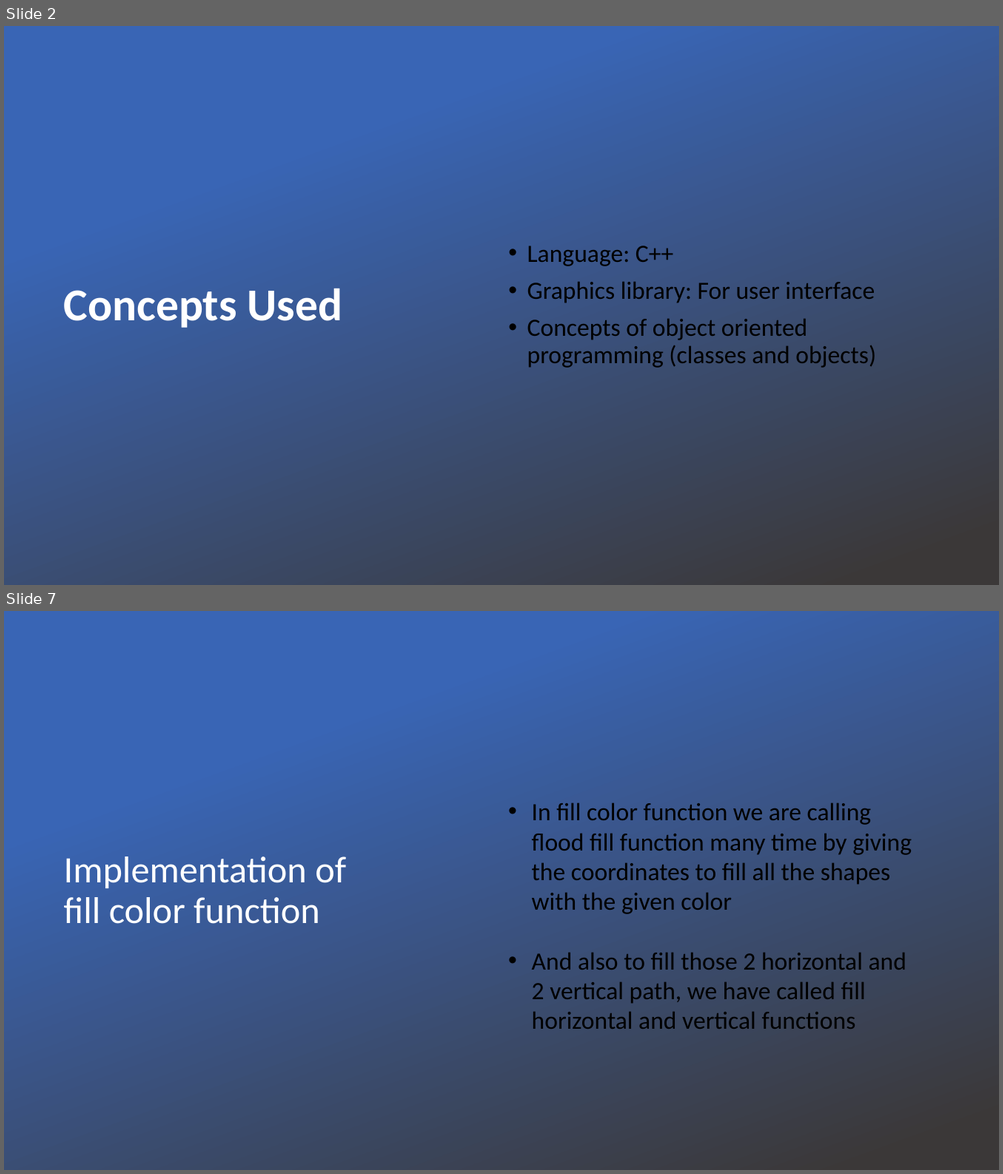
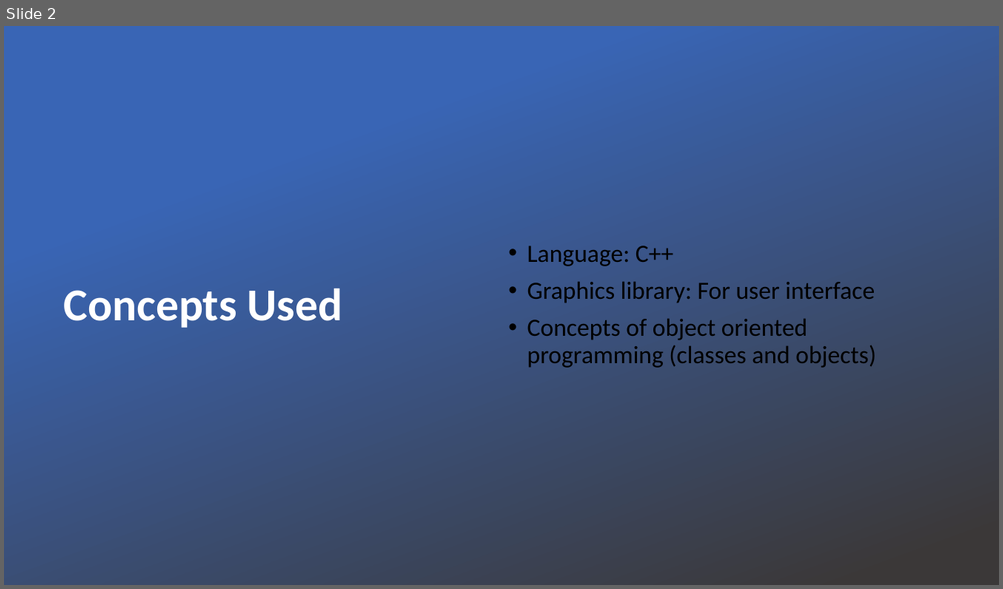
Before and after one commit to NikitaTipule/Ludo-Game, a slide deck: LudoPPT.pptx. Shown one above the other, each under a label of ours: slides 2 and 7 before the commit, slide 2 after it; the slides between them are not shown. The pictures are 1003x1174 and 1003x589 pixels, drawn with LibreOffice and Linux fonts; fonts in the diff are those of the drawing; background and template pictures are left out. Boxes give left, top, right and bottom in pixels: in the first picture for what was removed or moved away, otherwise in the second. Text is boxed around its words. In the diff, an @@ line names an element or a change of style, - is before the commit and + after.

Commit message:
all the functions are done

```diff
--- a/LudoPPT.pptx
+++ b/LudoPPT.pptx
@@ slide 7 removed at (4,611,999,1170), background picture (left out) @@
@@ rectangle removed at (4,611,999,1170) @@
@@ text removed at (532,803,911,1029) @@
-• In fill color function we are calling flood fill function many time by giving the coordinates to fill all the shapes with the given color
-• And also to fill those 2 horizontal and 2 vertical path, we have called fill horizontal and vertical functions
@@ title removed at (64,857,346,924) @@
-Implementation of fill color function
```
Also in this commit, not shown: 2 slides changed, 3 slides added, 2 other slides removed, 3 other files.
